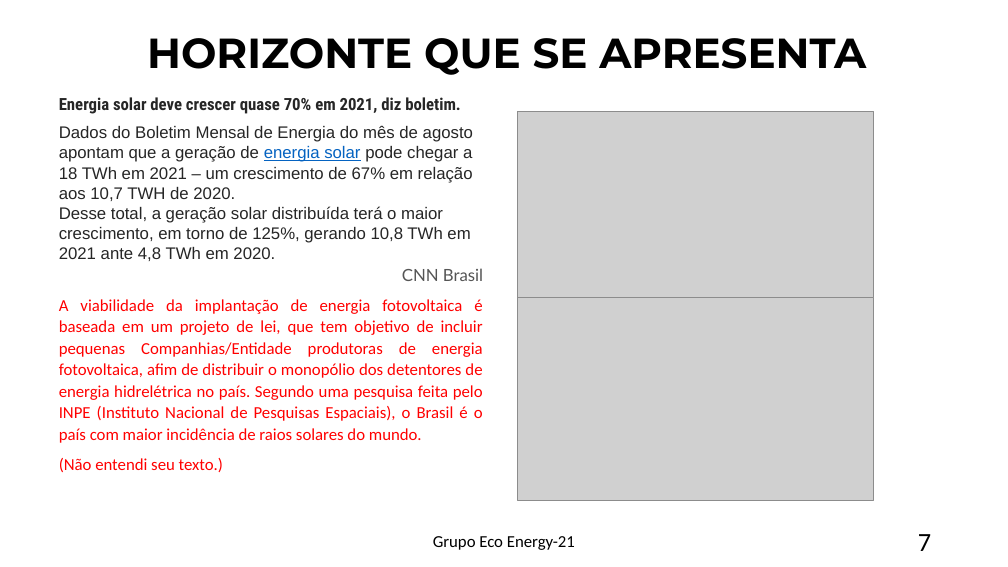
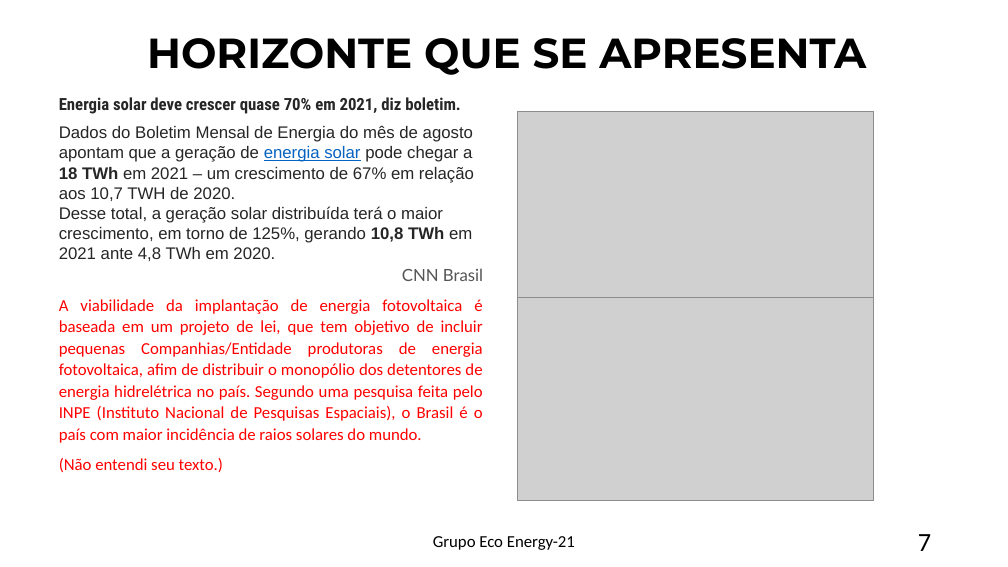
Before and after one commit to sudariogoncalves/ECO-Energy-21-, a slide deck: slide 7 of Projeto Eco-Energy 21.pptx. Drawn at 1008x567 pixels with LibreOffice and Linux fonts; fonts in the diff are those of the drawing; grey boxes stand for pictures. Boxes give left, top, right and bottom in pixels: in the first picture for what was removed or moved away, otherwise in the second. Text is boxed around its words. In the diff, an @@ line names an element or a change of style, - is before the commit and + after.

```diff
--- a/Projeto Eco-Energy 21.pptx
+++ b/Projeto Eco-Energy 21.pptx
@@ text at <box>59,125,474,261</box>: bold on in "18 TWh", "10,8 TWh" @@
```
Also in this commit, not shown: 6 other slides changed, 2 slides added, 1 slide removed.
